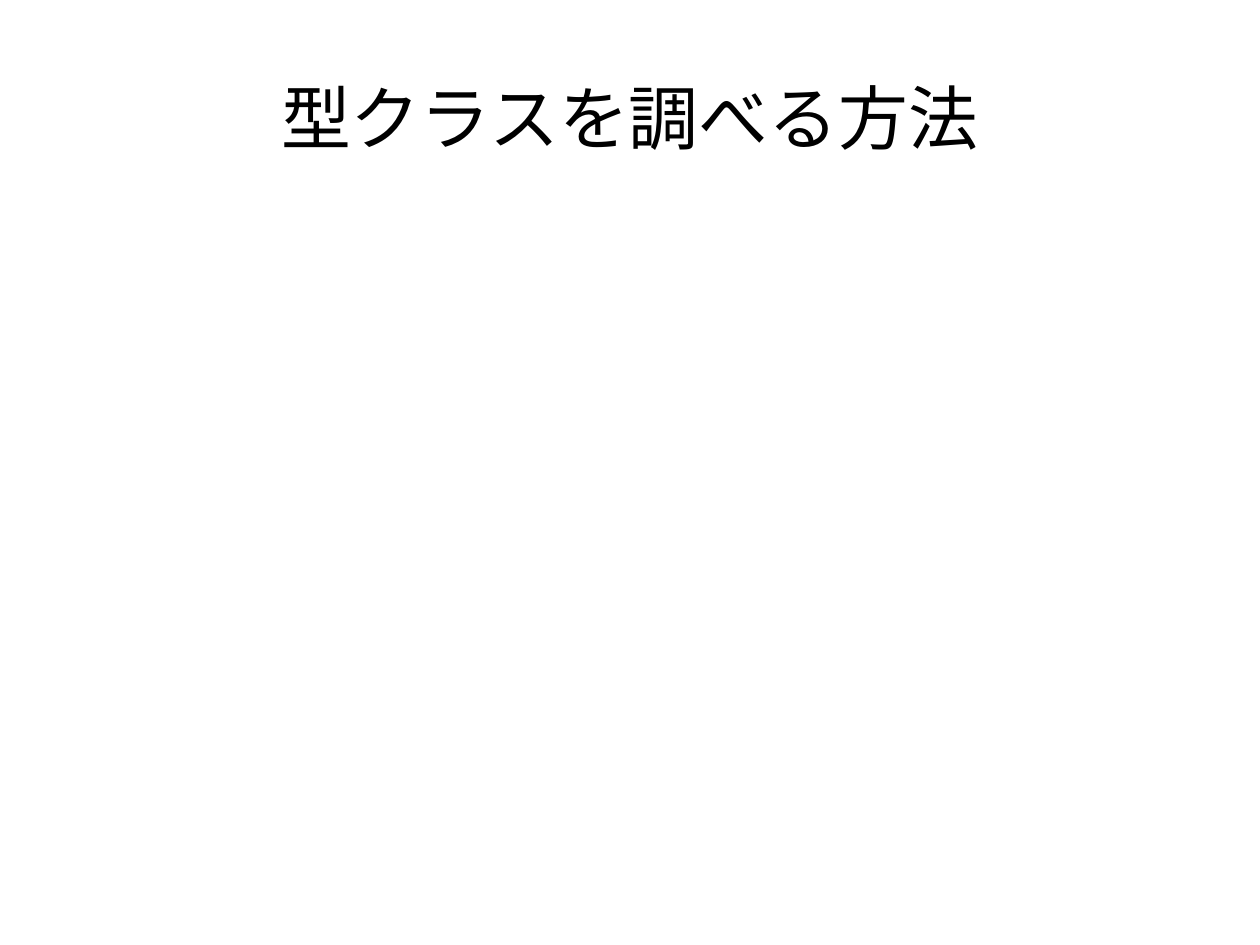
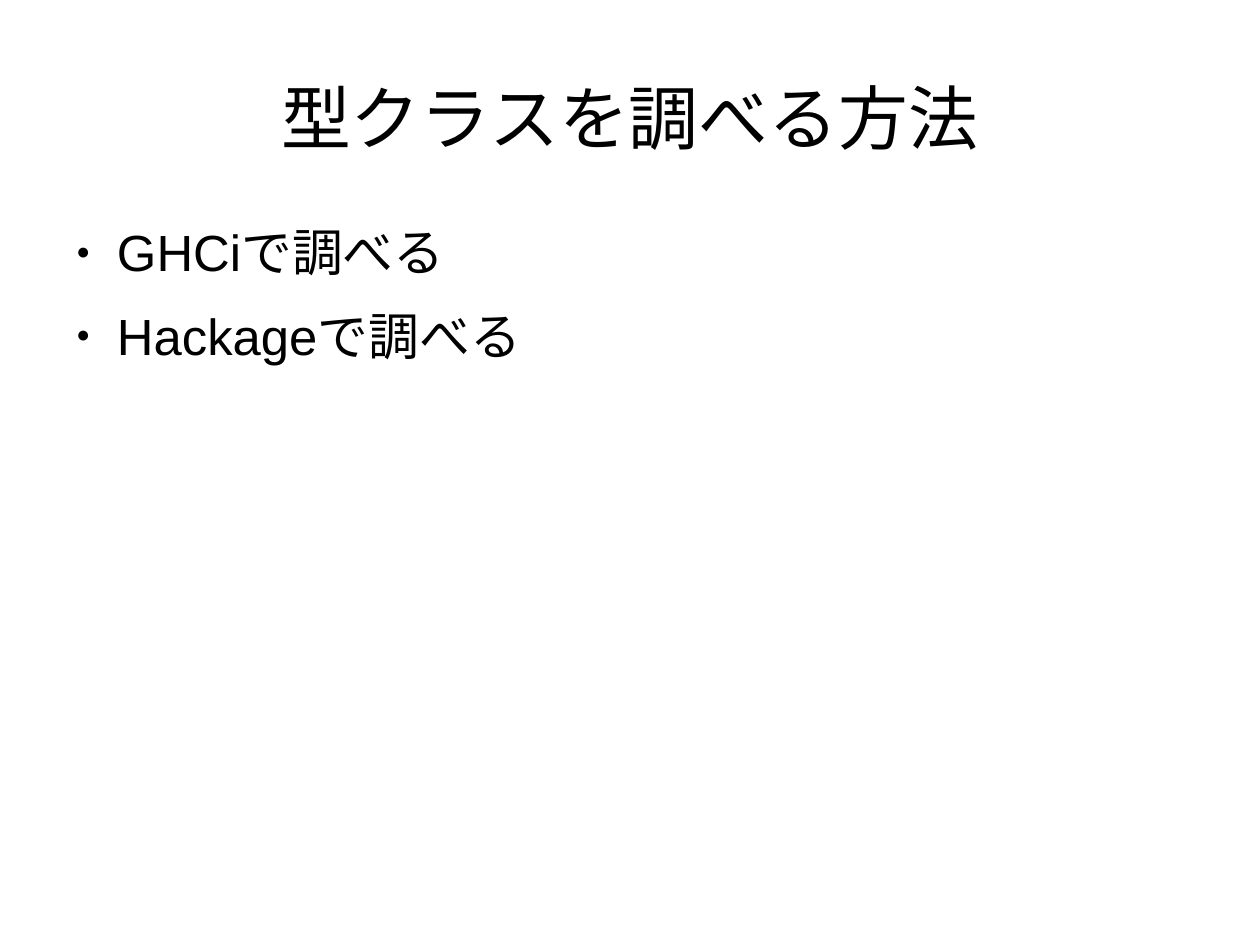
Before and after one commit to nushio3/practice, a slide deck: slide 10 of haskell-teaching/Tsukuba-2016.odp. Drawn at 1260x945 pixels with LibreOffice and Linux fonts; fonts in the diff are those of the drawing. Boxes give left, top, right and bottom in pixels: in the first picture for what was removed or moved away, otherwise in the second. Text is boxed around its words. In the diff, an @@ line names an element or a change of style, - is before the commit and + after.

```diff
--- a/haskell-teaching/Tsukuba-2016.odp
+++ b/haskell-teaching/Tsukuba-2016.odp
@@ text added at (117,231,521,365), 32 pt, text #000000 @@
+● GHCiで調べる
+● Hackageで調べる
```
Also in this commit, not shown: 3 other slides changed, 2 slides added, 2 other files.
